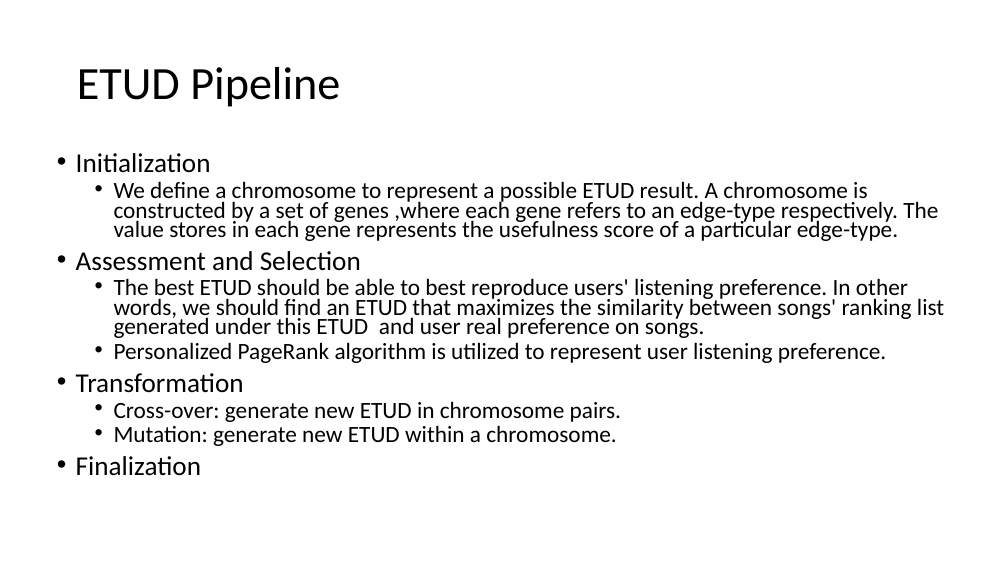
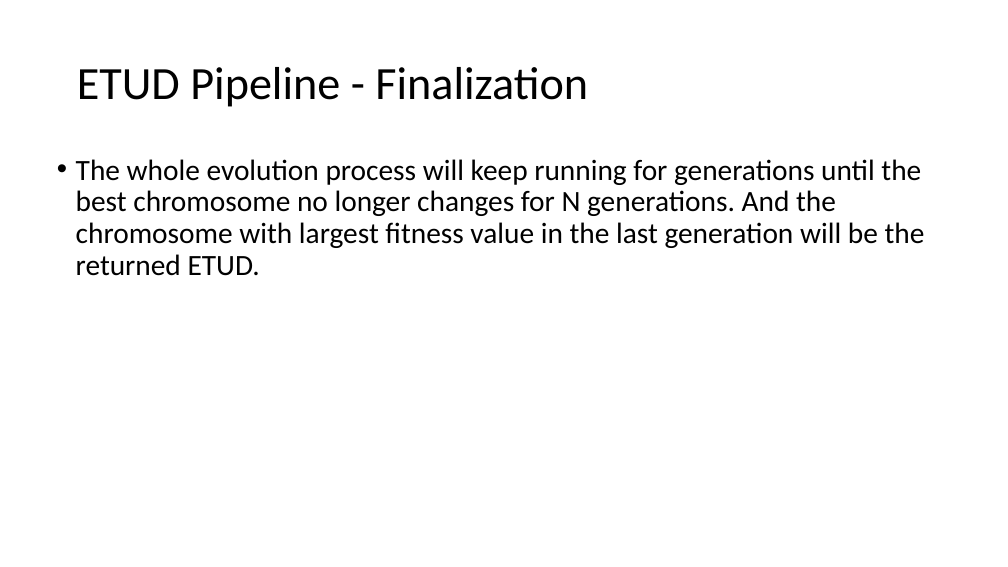
Before and after one commit to RoyZhengGao/RoyZhengGao-old.github.io, a slide deck: slide 9 of files/iconference-2022.pptx (slide 5 before the commit). Drawn at 1008x567 pixels with LibreOffice and Linux fonts; fonts in the diff are those of the drawing. Boxes give left, top, right and bottom in pixels: in the first picture for what was removed or moved away, otherwise in the second. Text is boxed around its words. In the diff, an @@ line names an element or a change of style, - is before the commit and + after.

```diff
--- a/files/iconference-2022.pptx
+++ b/files/iconference-2022.pptx
@@ title at (77, 67, 588, 107): text changed @@
-ETUD Pipeline
+ETUD Pipeline - Finalization
@@ text at (76, 159, 925, 276): text changed; size 22.2 to 28 pt @@
-• Initialization
-  • We define a chromosome to represent a possible ETUD result. A chromosome is constructed by a set of genes ,where each gene refers to an edge-type respectively. The value stores in each gene represents the usefulness score of a particular edge-type.
-• Assessment and Selection
-  • The best ETUD should be able to best reproduce users' listening preference. In other words, we should find an ETUD that maximizes the similarity between songs' ranking list generated under this ETUD and user real preference on songs.
-  • Personalized PageRank algorithm is utilized to represent user listening preference.
-• Transformation
-  • Cross-over: generate new ETUD in chromosome pairs.
-  • Mutation: generate new ETUD within a chromosome.
-• Finalization
+• The whole evolution process will keep running for generations until the best chromosome no longer changes for N generations. And the chromosome with largest fitness value in the last generation will be the returned ETUD.
```
Also in this commit, not shown: 2 other slides changed, 6 slides added, 2 slides removed, 3 other files.
